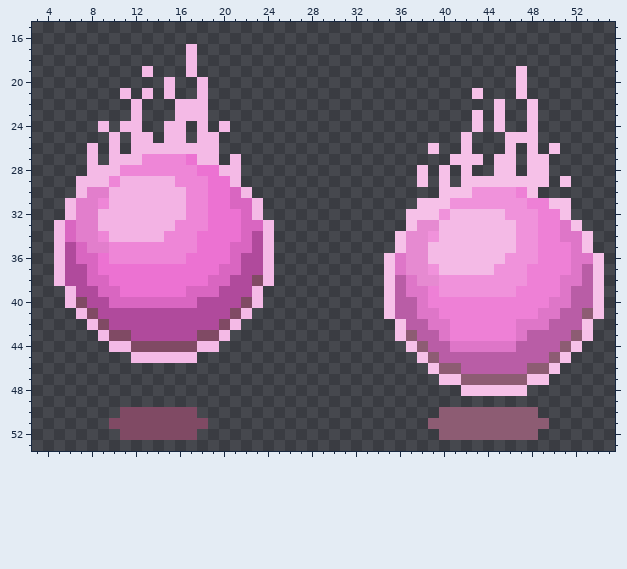
Two states of a pixel-art sprite, export/images/torrecucapocao-sheet0.png. The picture above is the old version.
The file is 64x64 pixels. Colours within 5 levels of each other are drawn and written as one. Shown: x 3..55, y 15..53.
After the commit:
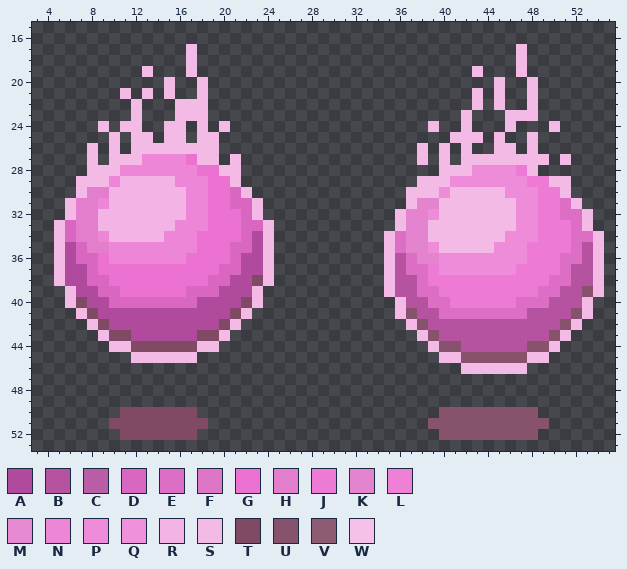
Palette (. is transparent): A #b04a9c  B #b553a1  C #b95da6  D #d966c1  E #dc6ec5  F #de76c8  G #ec72d2  H #e27ecc  J #ed7ad4  K #e484cf  L #ee80d6  M #e68ad1  N #ee86d7  P #ef8cda  Q #f092db  R #f3b3e4  S #f4bae6  T #804a64  U #87536c  V #8d5c73  W #f6c1e8
From old to new:
Changed rows in their new state; - is an unchanged pixel.
first column x 35:
17 ------------S-------
18 ------------S-------
19 --------S---S-------
20 ----------S-.S------
21 --------S-S-.S------
22 --------S-S--S------
23 -------S.-.SSS------
24 ----S--S.-.S-.-S----
25 ------SSS-S..S------
26 ---S.S-S--SS-S-.----
27 ---S-S.SSSSSSSS-S---
28 ---.-SSSPPPPJS.-----
29 ---SSSPPPPPPPJJSS---
30 --SSSPSSSSSPPPJJS---
31 --SKKSSSSSSSPPJJES--
32 -SKKPS-----SPPJJEES-
33 -SKKS-------PPJJJES-
34 SEKKS------PPPJJJEES
35 SEKKP-----PPPJJJJEBS
36 SBEKKPPPPPPPPJJJEEBS
37 SBEEJPPPPPPPJJJJEBBS
38 SBBEJJJJJJJJJJJEEBBS
39 SBBEEJJJJJJJJJEEBBUS
40 .SBBEEJJJJJJEEEBBBS.
41 .SUBBEEEEEEEEBBBBUS.
42 -.SUBBBBBBBBBBBBUS.-
43 -..SUBBBBBBBBBBUS..-
44 --..SUUBBBBBBUUS..--
45 ---..SSUUUUUUSS..---
46 ----...SSSSSS...----
47 -----..........-----
48 -------......-------
50 -----UUUUUUUUU------
51 ----UUUUUUUUUUU-----
52 -----UUUUUUUUU------
